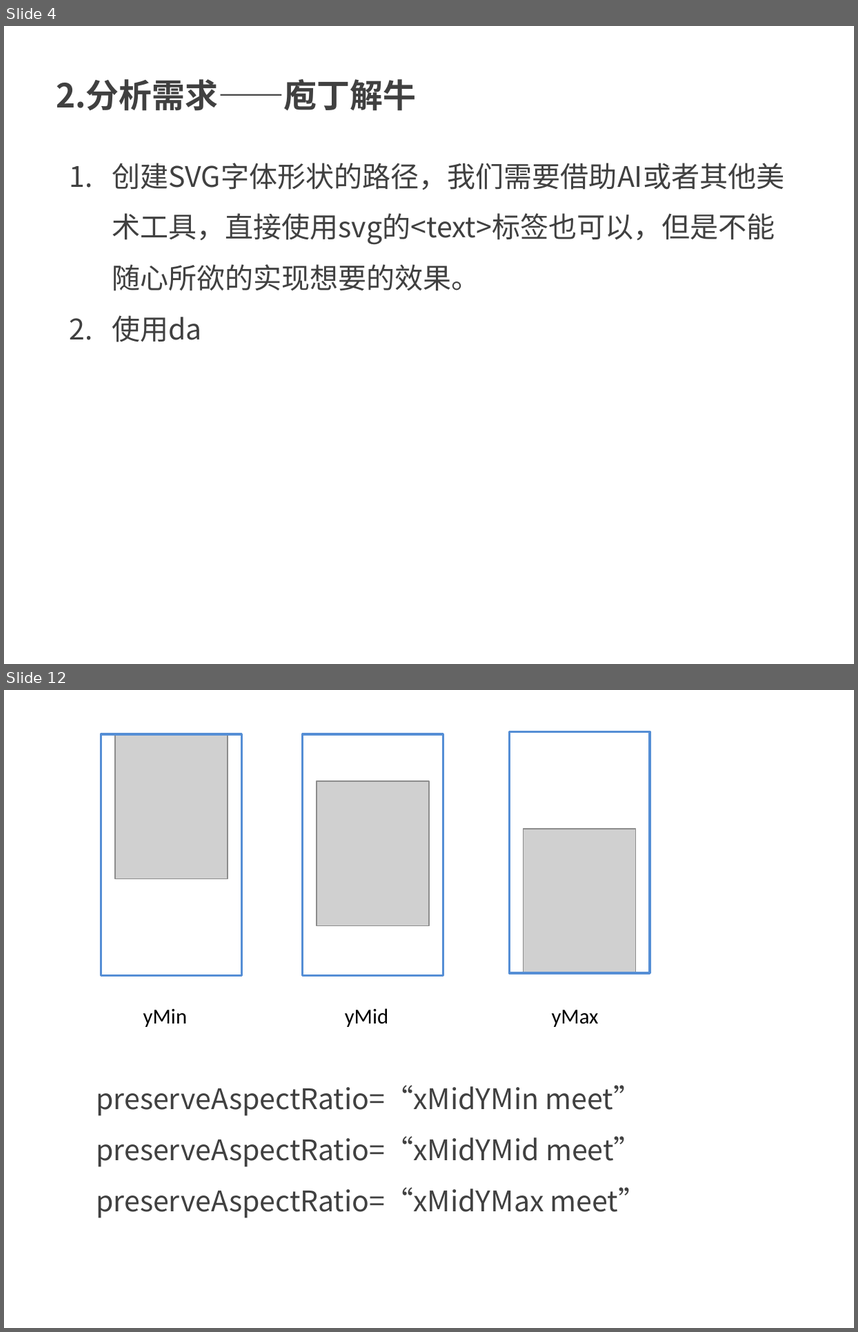
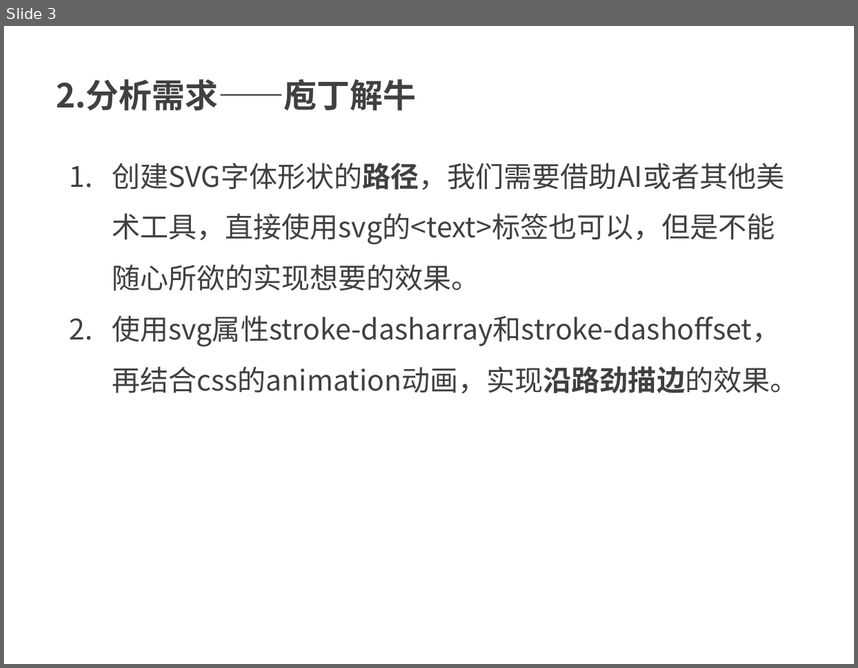
Before and after one commit to kong66/webAni, a slide deck: 9-svg-path-ani/svg-stroke-ani.pptx. Shown one above the other, each under a label of ours: slides 4 and 12 before the commit, slide 3 after it; the slides between them are not shown. The pictures are 858x1332 and 858x668 pixels, drawn with LibreOffice and Linux fonts; fonts in the diff are those of the drawing; grey boxes stand for pictures. Boxes give left, top, right and bottom in pixels: in the first picture for what was removed or moved away, otherwise in the second. Text is boxed around its words. In the diff, an @@ line names an element or a change of style, - is before the commit and + after.

```diff
--- a/9-svg-path-ani/svg-stroke-ani.pptx
+++ b/9-svg-path-ani/svg-stroke-ani.pptx
@@ slide 12 removed at box(4, 690, 854, 1328), background #FFFFFF @@
@@ rectangle removed at box(101, 734, 241, 975) @@
@@ picture removed at box(115, 734, 228, 879) @@
@@ rectangle removed at box(302, 734, 443, 975) @@
@@ rectangle removed at box(509, 731, 649, 972) @@
@@ picture removed at box(317, 781, 429, 925) @@
@@ picture removed at box(524, 829, 635, 973) @@
@@ text removed at box(143, 1009, 187, 1027) @@
-yMin
@@ text removed at box(345, 1008, 388, 1027) @@
-yMid
@@ text removed at box(552, 1009, 599, 1027) @@
-yMax
@@ text removed at box(96, 1085, 647, 1218) @@
-preserveAspectRatio=“xMidYMin meet”
-preserveAspectRatio=“xMidYMid meet”
-preserveAspectRatio=“xMidYMax meet”
@@ what was slide 4 is now slide 3 @@
@@ slide 3 changed as well @@
@@ text at box(112, 163, 784, 291): bold on in "创建SVG字体形状的路径，我们需要借助AI或者其他美术工具，直接使用svg的<text>标签也可以，但是不能随心所欲的实 ..." @@
@@ text at box(112, 315, 798, 393): text changed @@
-2. 使用da
+2. 使用svg属性stroke-dasharray和stroke-dashoffset，再结合css的animation动画，实现沿路劲描边的效果。
```
Also in this commit, not shown: 2 other slides changed, 9 slides added, 19 other slides removed, 5 other files.
